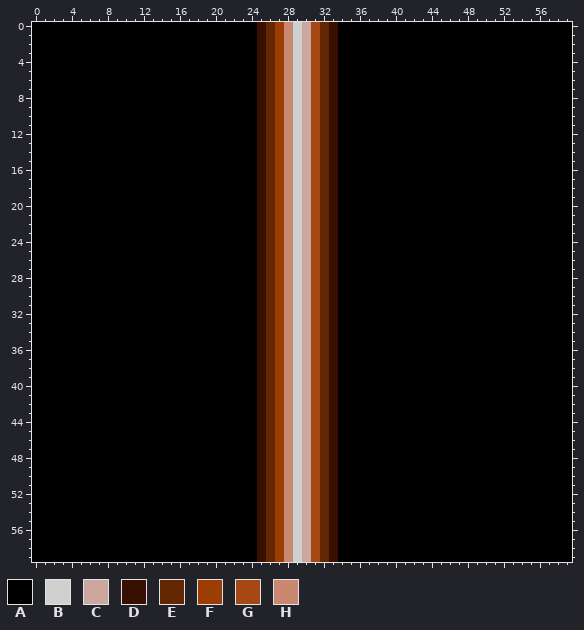
Pixel-art sprite, stored at res/GSAction/Base/Laser.png. This is how it looked before the edit.
The file is 60x60 pixels. Colours within 5 levels of each other are drawn and written as one.
Palette (. is transparent): A #000000  B #d0d0d0  C #caa89f  D #390f00  E #632702  F #9c3e03  G #a64714  H #c88872
The result:
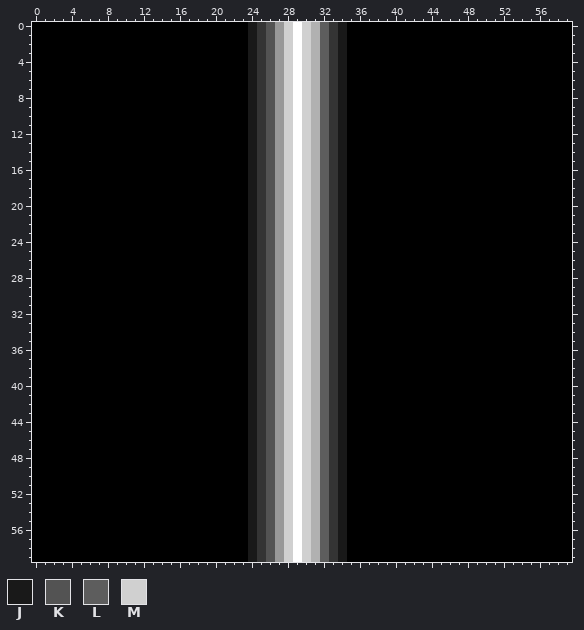
Colours new in this view: J #191919  K #535353  L #5d5d5d  M #d0d0d0
Diff:
@@ palette @@
-B #d0d0d0
+B #ffffff
-D #390f00
+D #343434
-F #9c3e03
+F #989898
-G #a64714
+G #b1b1b1
@@ x 22..36 @@
- 0 AAADEFHBCGEDAAA
- 1 AAADEFHBCGEDAAA
- 2 AAADEFHBCGEDAAA
- 3 AAADEFHBCGEDAAA
- 4 AAADEFHBCGEDAAA
- 5 AAADEFHBCGEDAAA
- 6 AAADEFHBCGEDAAA
- 7 AAADEFHBCGEDAAA
- 8 AAADEFHBCGEDAAA
- 9 AAADEFHBCGEDAAA
-10 AAADEFHBCGEDAAA
-11 AAADEFHBCGEDAAA
-12 AAADEFHBCGEDAAA
-13 AAADEFHBCGEDAAA
-14 AAADEFHBCGEDAAA
-15 AAADEFHBCGEDAAA
-16 AAADEFHBCGEDAAA
-17 AAADEFHBCGEDAAA
-18 AAADEFHBCGEDAAA
-19 AAADEFHBCGEDAAA
-20 AAADEFHBCGEDAAA
-21 AAADEFHBCGEDAAA
-22 AAADEFHBCGEDAAA
-23 AAADEFHBCGEDAAA
-24 AAADEFHBCGEDAAA
-25 AAADEFHBCGEDAAA
-26 AAADEFHBCGEDAAA
-27 AAADEFHBCGEDAAA
-28 AAADEFHBCGEDAAA
-29 AAADEFHBCGEDAAA
-30 AAADEFHBCGEDAAA
-31 AAADEFHBCGEDAAA
-32 AAADEFHBCGEDAAA
-33 AAADEFHBCGEDAAA
-34 AAADEFHBCGEDAAA
-35 AAADEFHBCGEDAAA
-36 AAADEFHBCGEDAAA
-37 AAADEFHBCGEDAAA
-38 AAADEFHBCGEDAAA
-39 AAADEFHBCGEDAAA
-40 AAADEFHBCGEDAAA
-41 AAADEFHBCGEDAAA
-42 AAADEFHBCGEDAAA
-43 AAADEFHBCGEDAAA
-44 AAADEFHBCGEDAAA
-45 AAADEFHBCGEDAAA
-46 AAADEFHBCGEDAAA
-47 AAADEFHBCGEDAAA
-48 AAADEFHBCGEDAAA
-49 AAADEFHBCGEDAAA
-50 AAADEFHBCGEDAAA
-51 AAADEFHBCGEDAAA
-52 AAADEFHBCGEDAAA
-53 AAADEFHBCGEDAAA
-54 AAADEFHBCGEDAAA
-55 AAADEFHBCGEDAAA
-56 AAADEFHBCGEDAAA
-57 AAADEFHBCGEDAAA
-58 AAADEFHBCGEDAAA
-59 AAADEFHBCGEDAAA
+ 0 AAJDKFMBMGLDJAA
+ 1 AAJDKFMBMGLDJAA
+ 2 AAJDKFMBMGLDJAA
+ 3 AAJDKFMBMGLDJAA
+ 4 AAJDKFMBMGLDJAA
+ 5 AAJDKFMBMGLDJAA
+ 6 AAJDKFMBMGLDJAA
+ 7 AAJDKFMBMGLDJAA
+ 8 AAJDKFMBMGLDJAA
+ 9 AAJDKFMBMGLDJAA
+10 AAJDKFMBMGLDJAA
+11 AAJDKFMBMGLDJAA
+12 AAJDKFMBMGLDJAA
+13 AAJDKFMBMGLDJAA
+14 AAJDKFMBMGLDJAA
+15 AAJDKFMBMGLDJAA
+16 AAJDKFMBMGLDJAA
+17 AAJDKFMBMGLDJAA
+18 AAJDKFMBMGLDJAA
+19 AAJDKFMBMGLDJAA
+20 AAJDKFMBMGLDJAA
+21 AAJDKFMBMGLDJAA
+22 AAJDKFMBMGLDJAA
+23 AAJDKFMBMGLDJAA
+24 AAJDKFMBMGLDJAA
+25 AAJDKFMBMGLDJAA
+26 AAJDKFMBMGLDJAA
+27 AAJDKFMBMGLDJAA
+28 AAJDKFMBMGLDJAA
+29 AAJDKFMBMGLDJAA
+30 AAJDKFMBMGLDJAA
+31 AAJDKFMBMGLDJAA
+32 AAJDKFMBMGLDJAA
+33 AAJDKFMBMGLDJAA
+34 AAJDKFMBMGLDJAA
+35 AAJDKFMBMGLDJAA
+36 AAJDKFMBMGLDJAA
+37 AAJDKFMBMGLDJAA
+38 AAJDKFMBMGLDJAA
+39 AAJDKFMBMGLDJAA
+40 AAJDKFMBMGLDJAA
+41 AAJDKFMBMGLDJAA
+42 AAJDKFMBMGLDJAA
+43 AAJDKFMBMGLDJAA
+44 AAJDKFMBMGLDJAA
+45 AAJDKFMBMGLDJAA
+46 AAJDKFMBMGLDJAA
+47 AAJDKFMBMGLDJAA
+48 AAJDKFMBMGLDJAA
+49 AAJDKFMBMGLDJAA
+50 AAJDKFMBMGLDJAA
+51 AAJDKFMBMGLDJAA
+52 AAJDKFMBMGLDJAA
+53 AAJDKFMBMGLDJAA
+54 AAJDKFMBMGLDJAA
+55 AAJDKFMBMGLDJAA
+56 AAJDKFMBMGLDJAA
+57 AAJDKFMBMGLDJAA
+58 AAJDKFMBMGLDJAA
+59 AAJDKFMBMGLDJAA
